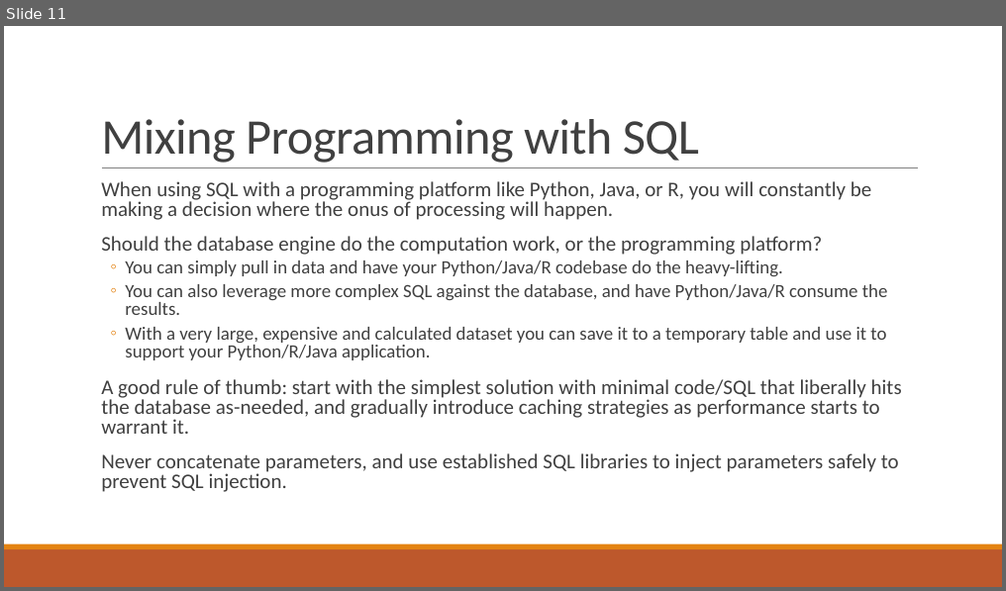
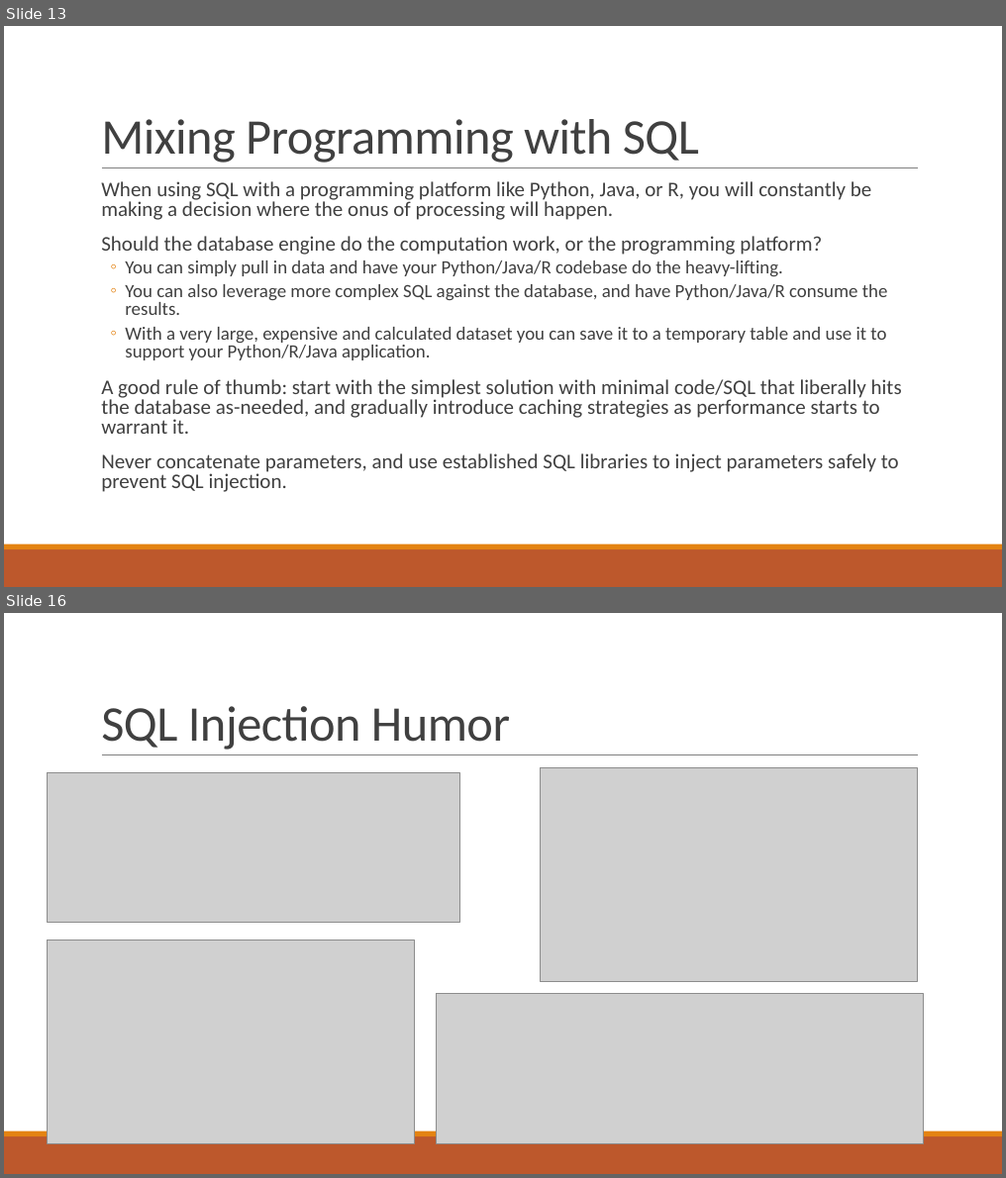
Before and after one commit to thomasnield/oreilly_intermediate_sql_for_data, a slide deck: oreilly_advanced_sql_for_data_analysis.pptx. Shown one above the other, each under a label of ours: slide 11 before the commit, slides 13 and 16 after it; the slides between them are not shown. The pictures are 1006x591 and 1006x1178 pixels, drawn with LibreOffice and Linux fonts; fonts in the diff are those of the drawing; grey boxes stand for pictures. Boxes give left, top, right and bottom in pixels: in the first picture for what was removed or moved away, otherwise in the second. Text is boxed around its words. In the diff, an @@ line names an element or a change of style, - is before the commit and + after.

```diff
--- a/oreilly_advanced_sql_for_data_analysis.pptx
+++ b/oreilly_advanced_sql_for_data_analysis.pptx
@@ slide 16 added at (4, 613, 1002, 1174), background #FFFFFF; not listed: 3 template elements that a slide beside it also shows @@
@@ title added at (101, 706, 510, 750), 48 pt, text #404040 @@
+SQL Injection Humor
@@ picture added at (47, 773, 460, 922) @@
@@ picture added at (540, 768, 918, 981) @@
@@ picture added at (47, 940, 415, 1144) @@
@@ picture added at (437, 994, 924, 1144) @@
@@ what was slide 11 is now slide 13 @@
```
Also in this commit, not shown: 5 other slides added, 5 other files.
